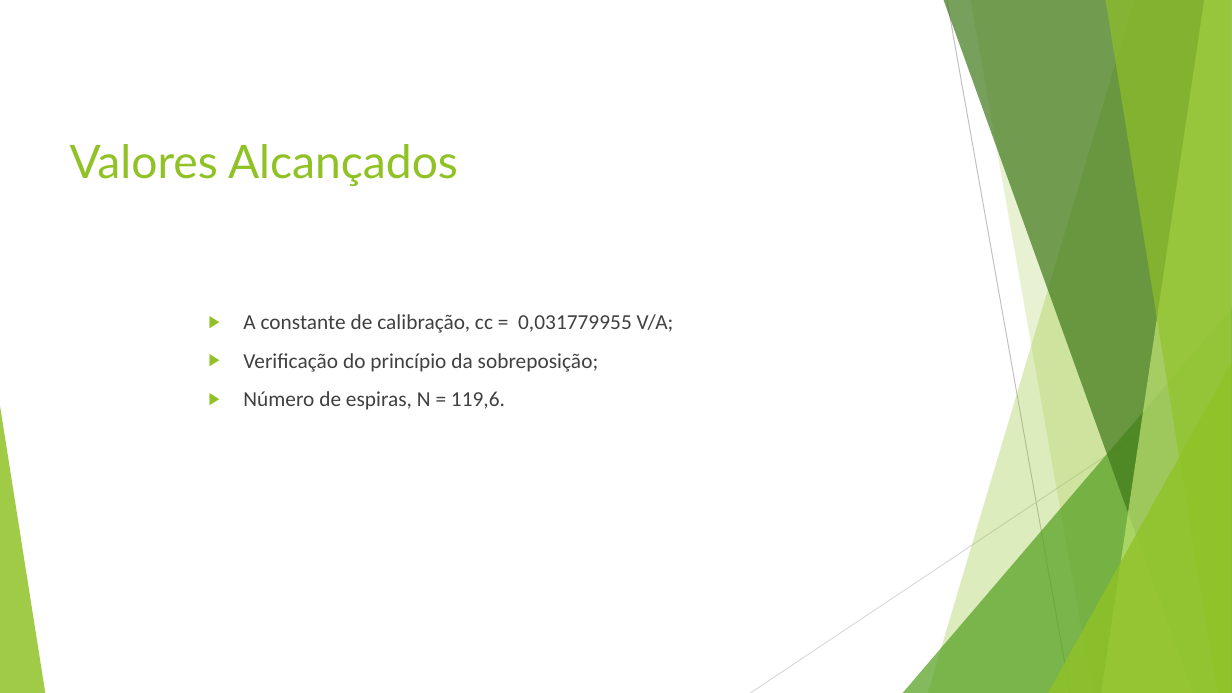
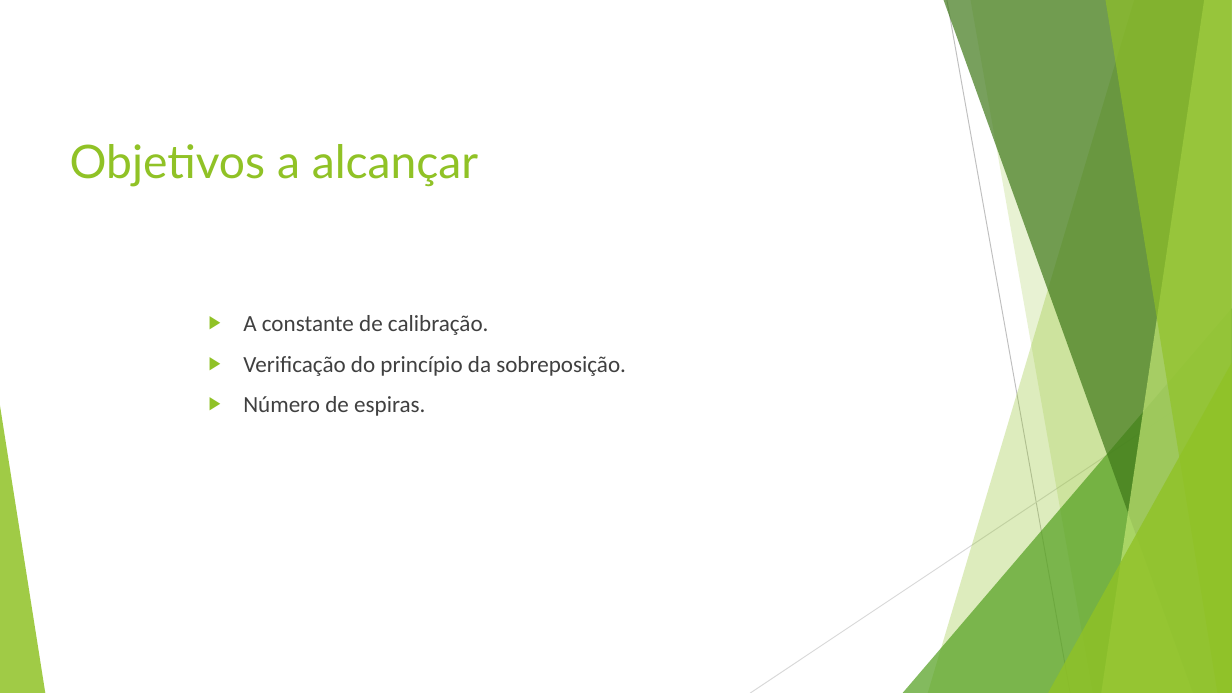
Before and after one commit to jok1n9/MCE, a slide deck: slide 6 of AprestOralMCE.pptx. Drawn at 1232x693 pixels with LibreOffice and Linux fonts; fonts in the diff are those of the drawing. Boxes give left, top, right and bottom in pixels: in the first picture for what was removed or moved away, otherwise in the second. Text is boxed around its words. In the diff, an @@ line names an element or a change of style, - is before the commit and + after.

```diff
--- a/AprestOralMCE.pptx
+++ b/AprestOralMCE.pptx
@@ title at (x1=70, y1=144, x2=478, y2=187): text changed @@
-Valores Alcançados
+Objetivos a alcançar
@@ text at (x1=243, y1=315, x2=626, y2=416): text changed; size 16.6 to 18 pt @@
-▶ A constante de calibração, cc = 0,031779955 V/A;
-▶ Verificação do princípio da sobreposição;
-▶ Número de espiras, N = 119,6.
+▶ A constante de calibração.
+▶ Verificação do princípio da sobreposição.
+▶ Número de espiras.
```
